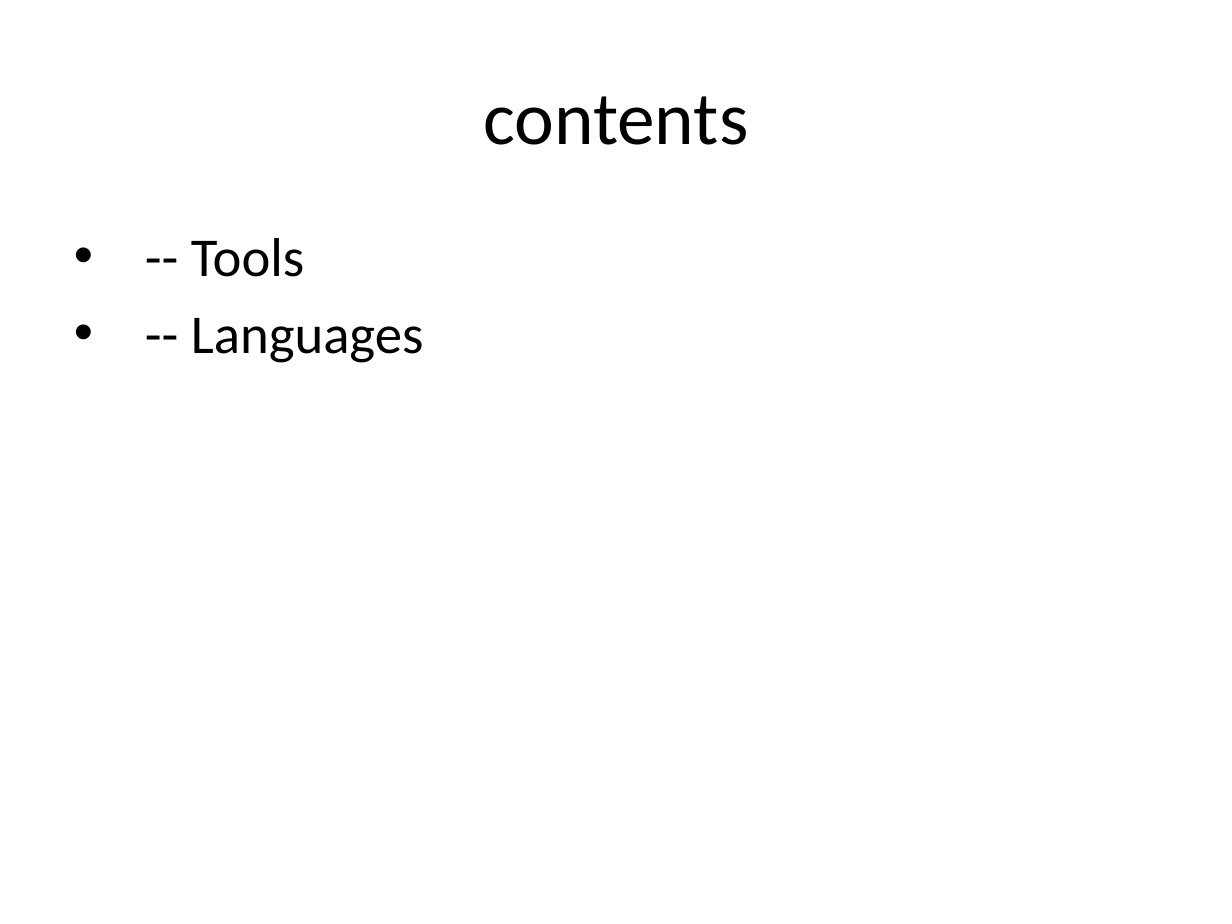
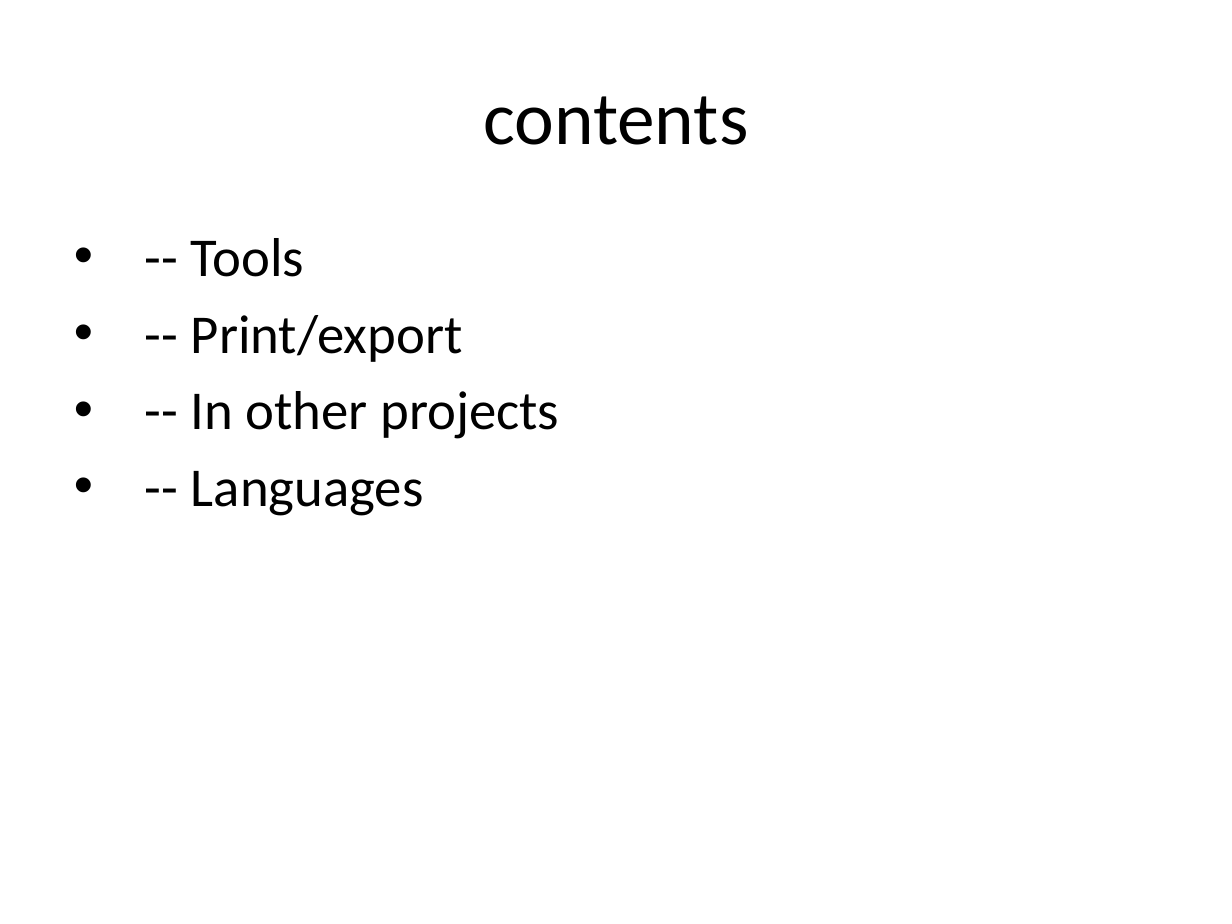
Before and after one commit to eppisai/Uplift---Smart-educational-Platform, a slide deck: slide 4 of AutoPPT-main/AutoPPT-main/something.pptx (slide 3 before the commit). Drawn at 1232x924 pixels with LibreOffice and Linux fonts; fonts in the diff are those of the drawing. Boxes give left, top, right and bottom in pixels: in the first picture for what was removed or moved away, otherwise in the second. Text is boxed around its words. In the diff, an @@ line names an element or a change of style, - is before the commit and + after.

```diff
--- a/AutoPPT-main/AutoPPT-main/something.pptx
+++ b/AutoPPT-main/AutoPPT-main/something.pptx
@@ text at <box>191,315,559,439</box>: paragraphs added @@
+• -- Print/export
+• -- In other projects
```
Also in this commit, not shown: 1 other slide changed, 13 slides added, 1 slide removed, 6 other files.
